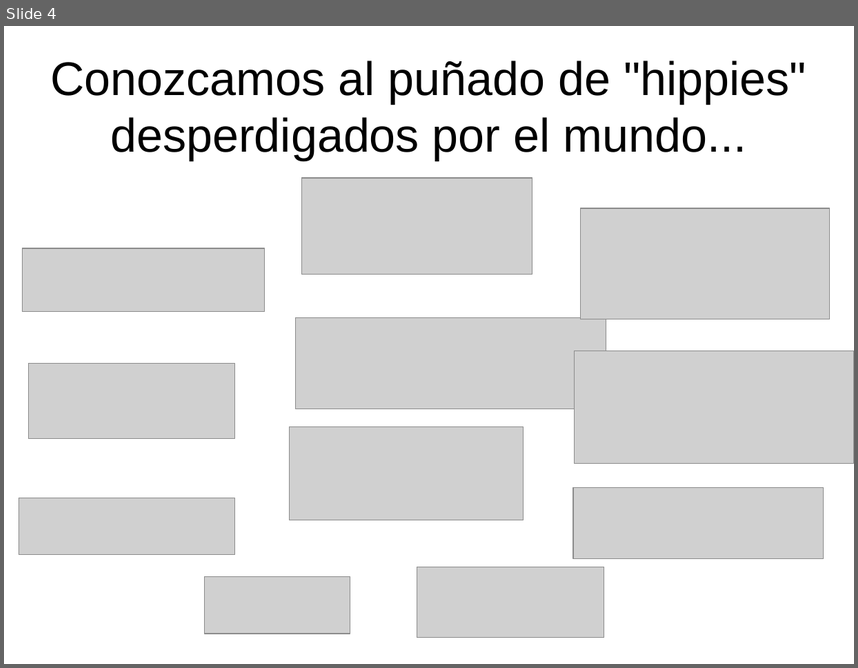
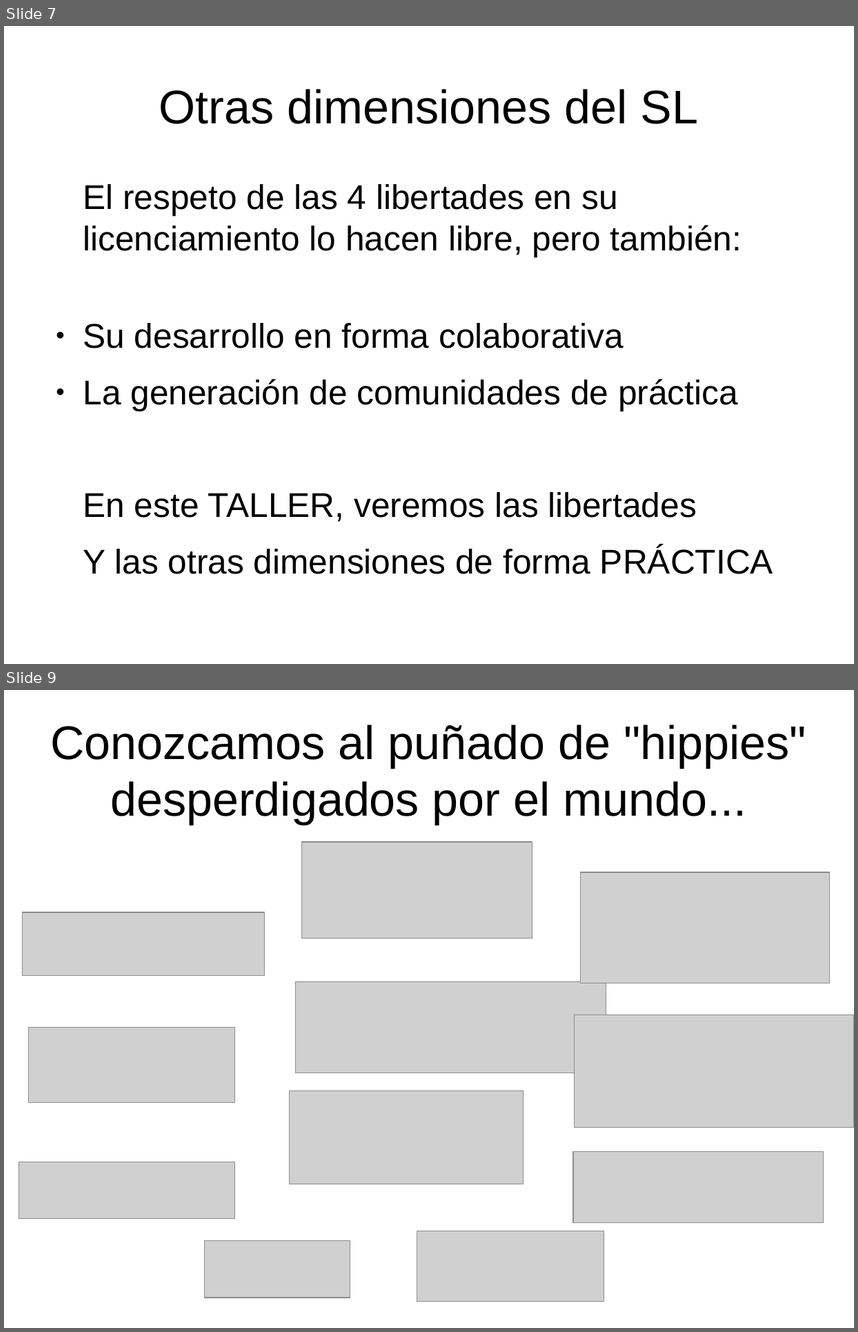
Before and after one commit to opensas/floss-demo, a slide deck: docs/TallerSL.odp. Shown one above the other, each under a label of ours: slide 4 before the commit, slides 7 and 9 after it; the slides between them are not shown. The pictures are 858x668 and 858x1332 pixels, drawn with LibreOffice and Linux fonts; fonts in the diff are those of the drawing; grey boxes stand for pictures. Boxes give left, top, right and bottom in pixels: in the first picture for what was removed or moved away, otherwise in the second. Text is boxed around its words. In the diff, an @@ line names an element or a change of style, - is before the commit and + after.

```diff
--- a/docs/TallerSL.odp
+++ b/docs/TallerSL.odp
@@ slide 7 added at [4,26,854,664], background #FFFFFF @@
@@ title added at [159,89,698,124], 44 pt, text #000000 @@
+Otras dimensiones del SL
@@ text added at [83,184,773,574], 32 pt, text #000000 @@
+El respeto de las 4 libertades en su licenciamiento lo hacen libre, pero también:
+● Su desarrollo en forma colaborativa
+● La generación de comunidades de práctica
+En este TALLER, veremos las libertades
+Y las otras dimensiones de forma PRÁCTICA
@@ what was slide 4 is now slide 9 @@
```
Also in this commit, not shown: 7 slides changed, 11 other slides added, 2 other files.
